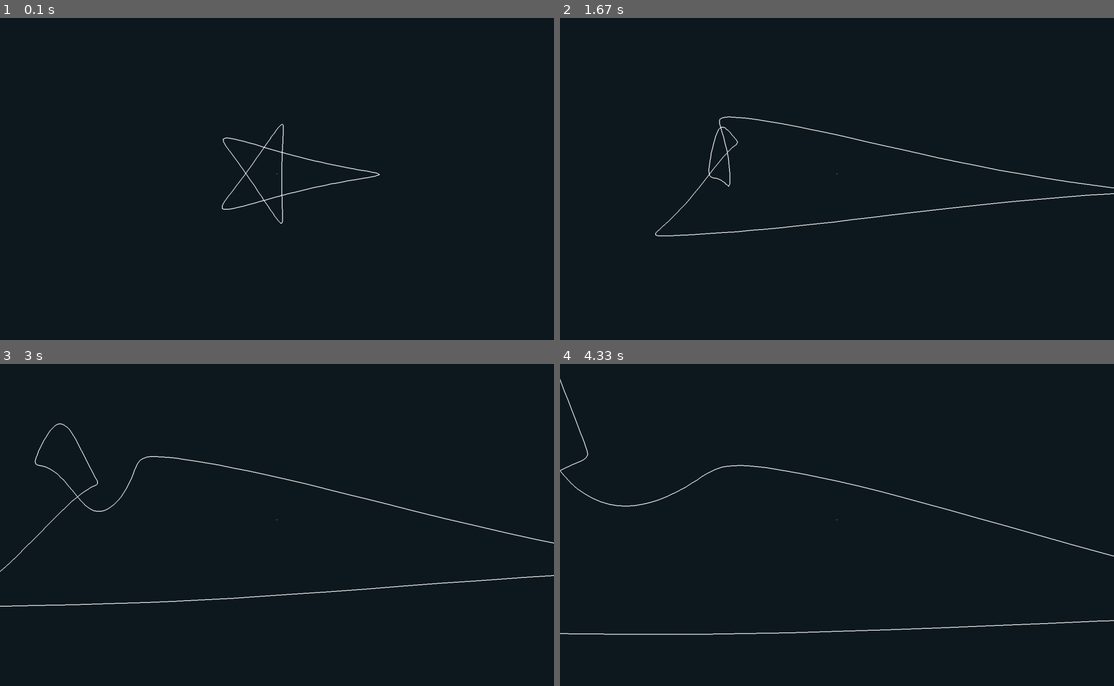
Above: before the commit, frames 1-4 (two rows, left to right).
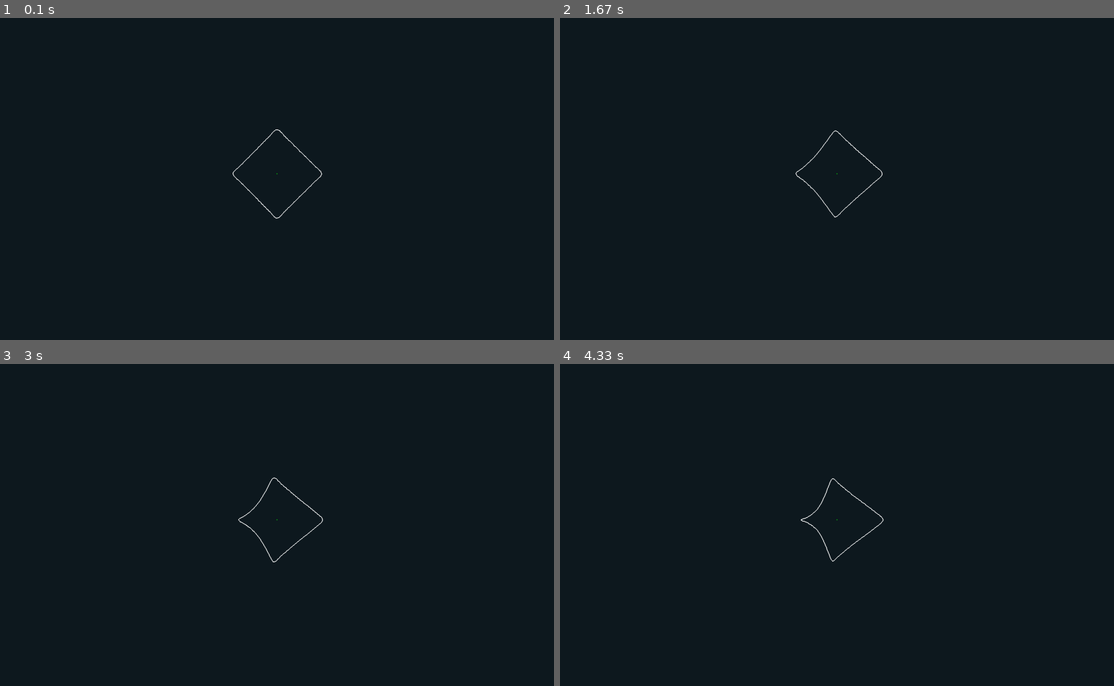
Above: after the commit, the same moments.

Repository: fedi41/sinedraw
Game: pygame game, started from main_pygame.py
The game is run twice, just before and just after one commit, with the same random seed, the same clock (stepped at 60 frames per second) and the same inputs.
Inputs:
- Up to frame 1 (0.1 s): no input
- Up to frame 2 (1.67 s): no input
- Up to frame 3 (3 s): no input
- Up to frame 4 (4.33 s): no input

The runs differ from the first frame. In frame 1, 0.6% of the frame differs, in the area x 40-69%, y 32-64%; in frame 2, 0.9%; in frame 3, 1.1%, in the area x 0-100%, y 18-76%; in frame 4, 1.0%.

Commit message:
harmonics json file added

Diff:
--- a/core/renderer/__init__.py
+++ b/core/renderer/__init__.py
@@ -1,8 +1,8 @@
-from core.shapes import Shape, PathShape, RenderStyle, StyledShape, ShapeGroup
+from core.shapes import Shape, PathShape, ShapeStyle, StyledShape, ShapeGroup
 
 
 class Renderer:
-    def renderShape(self, shape:Shape, style=RenderStyle()):
+    def renderShape(self, shape:Shape, style=ShapeStyle()):
         if isinstance(shape, PathShape):
             self.renderPathShape(shape, style)
         elif isinstance(shape, StyledShape):
@@ -11,5 +11,5 @@
             for s in shape.shapes:
                 self.renderShape(s, style)
 
-    def renderPathShape(self, shape:PathShape, style=RenderStyle()):
+    def renderPathShape(self, shape:PathShape, style=ShapeStyle()):
         raise NotImplementedError
--- a/core/renderer/pygame_renderer/__init__.py
+++ b/core/renderer/pygame_renderer/__init__.py
@@ -1,7 +1,7 @@
 import pygame
 
 from core.renderer import Renderer
-from core.shapes import PathShape, RenderStyle
+from core.shapes import PathShape, ShapeStyle
 from core.sprite import Sprite
 
 
@@ -9,7 +9,7 @@
     def __init__(self, surface):
         self.surface = surface
 # TODO
-    def renderPathShape(self, shape:PathShape, style=RenderStyle()):
+    def renderPathShape(self, shape:PathShape, style=ShapeStyle()):
         path = shape.build_path(style.resolution, style.scale, style.offset)
         self.draw_lines(style.color, path, style.width)
 
--- a/core/shapes.py
+++ b/core/shapes.py
@@ -8,7 +8,7 @@
 
 # ---------- styles
 
-class RenderStyle:
+class ShapeStyle:
     def __init__(self, color="#ffffff", width=2, resolution=200, scale=1, offset=(0,0), transform=lambda harmonics : harmonics):
         self.color = color
         self.width = width
@@ -65,6 +65,6 @@
     def add(self, shape:Shape):
         self.shapes.append(shape)
 class StyledShape(Shape):
-    def __init__(self, shape=Shape(), style=RenderStyle()):
+    def __init__(self, shape=Shape(), style=ShapeStyle()):
         self.shape = shape
         self.style = style
--- a/core/sprite.py
+++ b/core/sprite.py
@@ -1,4 +1,4 @@
-from core.shapes import Shape, RenderStyle
+from core.shapes import Shape, ShapeStyle
 
 
 class Sprite:
--- a/core/util.py
+++ b/core/util.py
@@ -1,3 +1,4 @@
+import json
 import math
 
 import numpy as np
@@ -67,3 +68,16 @@
     phase_diff = shortest_angle_diff(h1[:, 2], h2[:, 2])
     phase = h1[:, 2] + phase_diff * progress
     return np.stack([freq, amp, phase], axis=1)
+
+def scale_harmonics(harmonics, scale):
+    harmonics = np.array(harmonics)
+    harmonics[:, 1] *= scale
+    return harmonics
+
+def top_n_harmonics(harmonics, n):
+    idx = np.argsort(-harmonics[:, 1])
+    return harmonics[idx[:n]]
+
+def load_harmonics(path):
+    with open(path, "r") as file:
+       return json.loads(file.read())
--- /dev/null
+++ b/harmonics.json
@@ -0,0 +1,17 @@
+{
+  "square": [
+      [-15, 0.0044, 0],
+      [-11, 0.0083, 0],
+      [-7,  0.0204, 0],
+      [-3,  0.1111, 0],
+      [1,   1.0000, 0],
+      [5,   0.0400, 0],
+      [9,   0.0123, 0],
+      [13,  0.0059, 0]
+    ],
+  "star":
+    [
+      [  2,          1,   0],
+      [ -3,          0.5,   0]
+    ]
+}
--- a/harmonics.py
+++ b/harmonics.py
@@ -1,4 +1,6 @@
 import numpy as np
+
+from core.util import scale_harmonics, top_n_harmonics
 
 harmonics_square = [
     [-15, 0.0044, 0],
@@ -29,4 +31,40 @@
 
 harmonics_8 = [[0.0, 0, 0], [1.0, 64.0601674333216, 2.8556056980808084], [-1.0, 50.05609599768323, 0.2525023573894216], …(569 unchanged characters)…
 
-harmonics_8_scaled = np.array(harmonics_8)
+harmonics_8_scaled =  top_n_harmonics(scale_harmonics(harmonics_8, 0.01), 4)
+
+duck = [
+    [0, 0.2500, 3.1353],
+    [1, 1.0000, -2.7999],
+    [2, 0.1072, -1.3183],
+    [3, 0.0742, -3.9641],
+    [4, 0.1210, -0.5519],
+    [5, 0.1498, -0.9884],
+    [6, 0.0635, 3.1254],
+    [7, 0.0503, -0.6358],
+    [8, 0.0396, 1.3933],
+    [9, 0.0344, -2.5325],
+    [10, 0.0166, 3.4263],
+    [11, 0.0270, 0.8030],
+    [12, 0.0277, -1.8608],
+    [13, 0.0204, 1.4520],
+    [14, 0.0115, -0.5003],
+    [15, 0.0077, -1.4466],
+
+    [-1, 0.3537, -1.1097],
+    [-2, 0.1660, -0.9298],
+    [-3, 0.1811, -3.9936],
+    [-4, 0.0938, -0.6104],
+    [-5, 0.1118, -5.7317],
+    [-6, 0.0156, 2.7362],
+    [-7, 0.0291, 1.4753],
+    [-8, 0.0352, 1.4997],
+    [-9, 0.0120, -3.5323],
+    [-10, 0.0177, 2.3208],
+    [-11, 0.0212, -1.1431],
+    [-12, 0.0243, -4.0206],
+    [-13, 0.0061, -1.2607],
+    [-14, 0.0158, -2.2702],
+    [-15, 0.0146, 1.9677],
+    [-16, 0.0146, 5.6031]
+]
--- a/main_pygame.py
+++ b/main_pygame.py
@@ -1,6 +1,7 @@
 import pygame
 
-from core.shapes import HarmonicShape, RenderStyle, MorphShape, StyledShape
+from core.shapes import HarmonicShape, ShapeStyle, MorphShape, StyledShape
+from core.util import load_harmonics
 from harmonics import *
 from core.renderer.pygame_renderer import PygameRenderer
 
@@ -17,11 +18,12 @@
         self.renderer = PygameRenderer(self.screen)
         self.t = 0
 
+        self.harmonics = load_harmonics("harmonics.json")
 
         self.shape = StyledShape(MorphShape(
-            harmonics_star, harmonics_8_scaled
+            self.harmonics["square"], self.harmonics["star"]
         ),
-            RenderStyle(offset=self.origin, scale=100)
+            ShapeStyle(offset=self.origin, scale=100)
         )
 
         self.shape.shape.set_progress(0)
@@ -54,7 +56,6 @@
     def render(self):
         self.screen.fill("#0F1A20")
 
-        # print(self.test_sprite.render(200, 100,self.origin))
         self.renderer.renderShape(self.shape)
         pygame.draw.circle(self.screen, "green", self.origin, 1)
 
--- a/tools/harmonic_editor/editor.py
+++ b/tools/harmonic_editor/editor.py
@@ -2,8 +2,7 @@
 import pygame
 
 from core.renderer.pygame_renderer import PygameRenderer
-from core.shapes import HarmonicShape, ShapeGroup
-from tools.harmonic_editor.preview import PreviewSprite
+from core.shapes import HarmonicShape, ShapeGroup, StyledShape, ShapeStyle
 
 SCREEN_WIDTH, SCREEN_HEIGHT = SCREEN_SIZE = (1500, 900)
 
@@ -20,12 +19,10 @@
 
         self.raw_points = []
         self.shape_group = ShapeGroup()
+        self.root_shape = StyledShape(self.shape_group, ShapeStyle(color="red", width=4, resolution=150))
         self.shape_group.add(HarmonicShape())
 
-
         self.mouse_was_pressed = False
-
-
 
     def run(self):
 
@@ -57,8 +54,7 @@
     def render(self):
         self.screen.fill("#0F1A20")
 
-        # print(self.test_sprite.render(200, 100,self.origin))
-        self.renderer.renderShape(self.shape_group)
+        self.renderer.renderShape(self.root_shape)
 
         self.renderer.draw_lines("yellow", np.array(self.raw_points), 1)
 
--- a/tools/harmonic_editor/preview.py
+++ /dev/null
@@ -1,21 +0,0 @@
-from core.shapes import RenderStyle, HarmonicShape
-from core.sprite import Sprite
-
-
-class PreviewSprite(Sprite):
-    def __init__(self):
-        super().__init__()
-
-
-        self.render_style = RenderStyle("white", 2)
-
-        self.shapes = [
-            HarmonicShape([])
-        ]
-
-    def modify_last_shape(self, points, max_freq_count=20):
-        self.shapes[-1] = HarmonicShape.from_points(points).top_n(max_freq_count)
-
-
-    def new_shape(self):
-        self.shapes.append(HarmonicShape([]))
